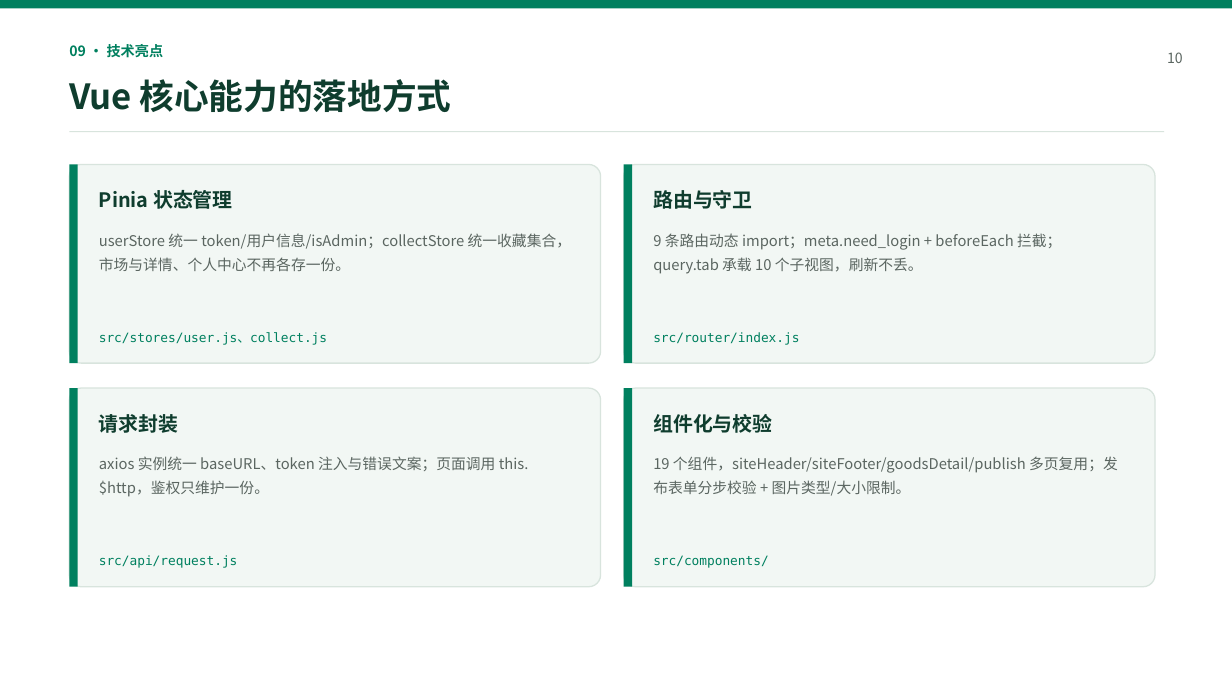
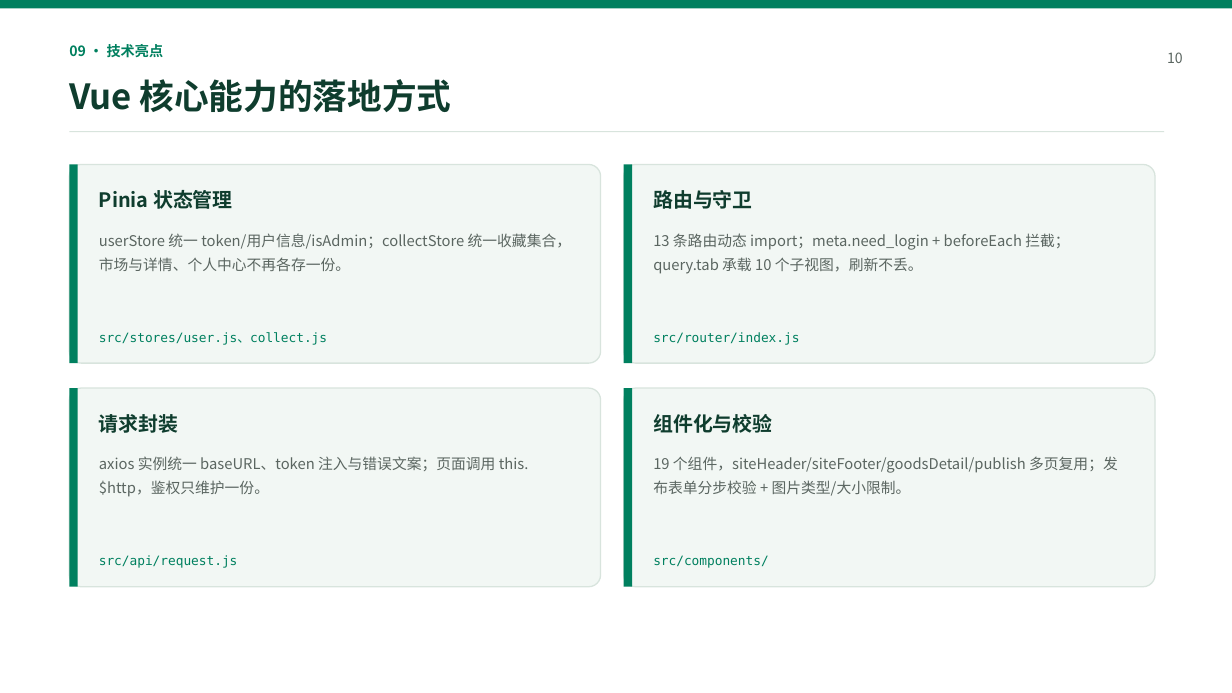
Before and after one commit to zhb0829/xianmao-frontend, a slide deck: slide 10 of docs/答辩PPT.pptx. Drawn at 1232x693 pixels with LibreOffice and Linux fonts; fonts in the diff are those of the drawing. Boxes give left, top, right and bottom in pixels: in the first picture for what was removed or moved away, otherwise in the second. Text is boxed around its words. In the diff, an @@ line names an element or a change of style, - is before the commit and + after.

```diff
--- a/docs/答辩PPT.pptx
+++ b/docs/答辩PPT.pptx
@@ text at (653, 233, 1069, 274): text changed @@
-9 条路由动态 import；meta.need_login + beforeEach 拦截；query.tab 承载 10 个子视图，刷新不丢。
+13 条路由动态 import；meta.need_login + beforeEach 拦截；query.tab 承载 10 个子视图，刷新不丢。
```
Also in this commit, not shown: 5 other slides changed, 4 other files.
